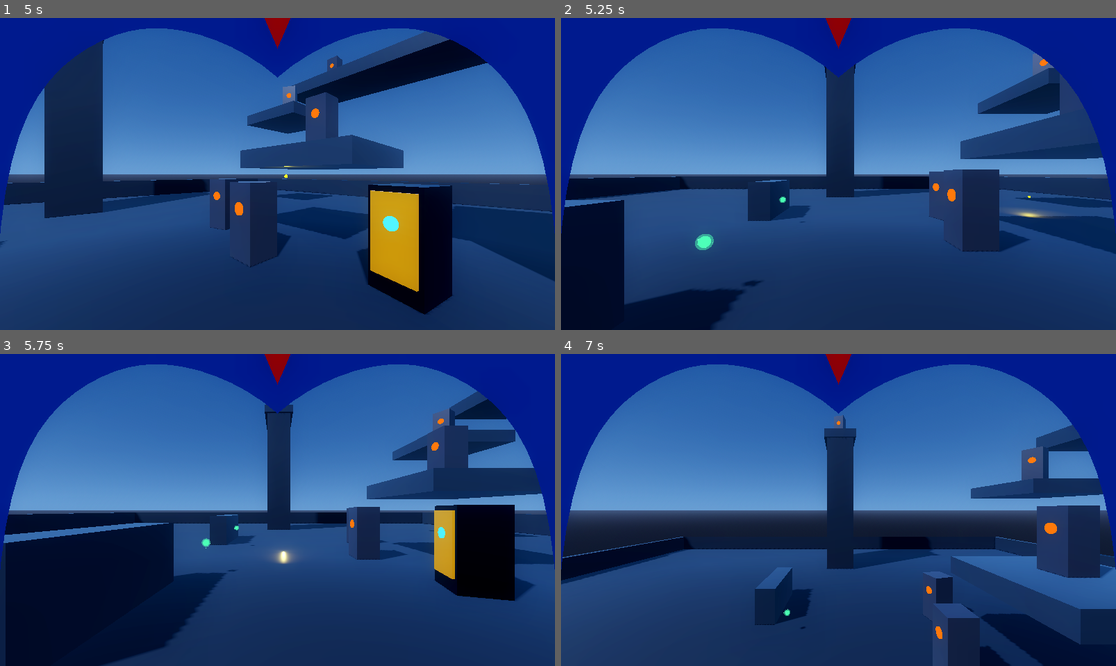
Above: before the commit, frames 1-4 (two rows, left to right).
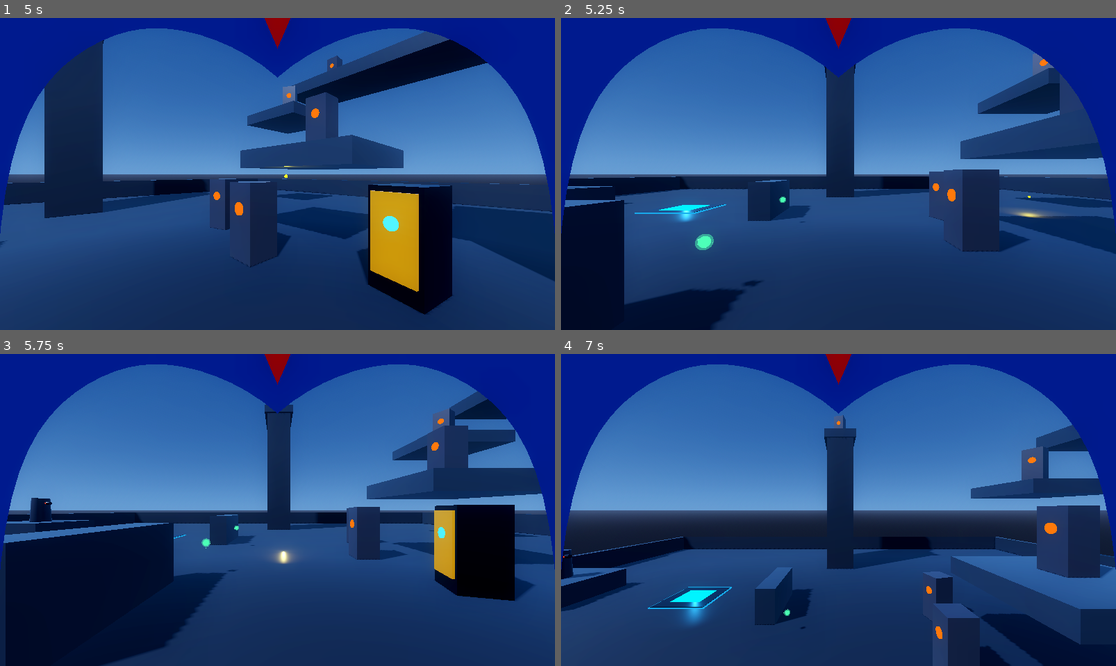
Above: after the commit, the same moments.

Repository: b6-stack/mega-man-x-remade
Game: Godot game, scene res://scenes/test_arena.tscn
Two runs of this game, one before a commit and one after it. Both use one fixed random seed, a clock stepped at 60 frames per second and the inputs below.
Inputs (mouse positions are in pixels of both pictures, inside the frame that each line leads up to):
- Up to frame 1 (5 s): tap Enter (ui_accept) at 0.5, 0.77, 1.07, 3.77, 4.07 s; move the mouse to (399, 158) at 0.52 s; hold D 0.53-1.25 s; hold Space 0.53-1.25 s; click (399, 158) at 0.67 s; drag from (166, 189) to (249, 236) at 1.27 s; move the mouse to (333, 105) at 2.02 s; hold D 2.03-2.75 s; hold Q 2.03-2.75 s; drag from (249, 236) to (111, 127) at 2.77 s; move the mouse to (444, 220) at 3.52 s; hold A 3.53-4.25 s; hold Space 3.53-4.25 s; drag from (111, 127) to (194, 96) at 4.27 s
- Up to frame 2 (5.25 s): move the mouse to (866, 174) at 5.02 s; hold S from 5.03 s (still down); hold Q from 5.03 s (still down); click (866, 174) at 5.17 s
- Up to frame 3 (5.75 s): keep holding S; keep holding Q
- Up to frame 4 (7 s): release S at 5.75 s; release Q at 5.75 s; drag from (755, 432) to (727, 525) at 5.77 s; move the mouse to (960, 494) at 6.52 s; hold W from 6.53 s (still down); hold Space from 6.53 s (still down); tap Enter (ui_accept) at 6.77 s

Frame 1 is identical in both runs. In frame 2, 0.4% of the frame differs, in the area x 1-30%, y 53-66%; in frame 3, 0.5%; in frame 4, 1.8%, in the area x 0-31%, y 62-88%.

Commit message:
feat(combat): add combat trial range with energy ball and tracking missile trigger pads, shooting dummies, and smooth sine jewel pulse

Diff:
--- /dev/null
+++ b/scenes/combat_trigger_pad.tscn
@@ -0,0 +1,58 @@
+[gd_scene load_steps=8 format=3 uid="uid://c8combatpad"]
+
+[ext_resource type="Script" path="res://scripts/combat_trigger_pad.gd" id="1_pad"]
+
+[sub_resource type="BoxShape3D" id="BoxShape3D_pad"]
+size = Vector3(2.5, 0.5, 2.5)
+
+[sub_resource type="StandardMaterial3D" id="StandardMaterial3D_plate"]
+albedo_color = Color(0.08, 0.10, 0.14, 1)
+metallic = 0.6
+roughness = 0.4
+
+[sub_resource type="BoxMesh" id="BoxMesh_plate"]
+material = SubResource("StandardMaterial3D_plate")
+size = Vector3(2.4, 0.05, 2.4)
+
+[sub_resource type="StandardMaterial3D" id="StandardMaterial3D_border"]
+resource_local_to_scene = true
+shading_mode = 0
+albedo_color = Color(0, 0.85, 1, 1)
+emission_enabled = true
+emission = Color(0, 0.85, 1, 1)
+emission_energy_multiplier = 2.5
+
+[sub_resource type="BoxMesh" id="BoxMesh_border"]
+material = SubResource("StandardMaterial3D_border")
+size = Vector3(2.5, 0.07, 2.5)
+
+[sub_resource type="BoxMesh" id="BoxMesh_inner_grid"]
+material = SubResource("StandardMaterial3D_border")
+size = Vector3(1.4, 0.08, 1.4)
+
+[node name="CombatTriggerPad" type="Area3D"]
+collision_layer = 8
+collision_mask = 4
+script = ExtResource("1_pad")
+
+[node name="CollisionShape3D" type="CollisionShape3D" parent="."]
+transform = Transform3D(1, 0, 0, 0, 1, 0, 0, 0, 1, 0, 0.25, 0)
+shape = SubResource("BoxShape3D_pad")
+
+[node name="BorderMesh" type="MeshInstance3D" parent="."]
+transform = Transform3D(1, 0, 0, 0, 1, 0, 0, 0, 1, 0, 0.02, 0)
+mesh = SubResource("BoxMesh_border")
+
+[node name="PlateMesh" type="MeshInstance3D" parent="."]
+transform = Transform3D(1, 0, 0, 0, 1, 0, 0, 0, 1, 0, 0.04, 0)
+mesh = SubResource("BoxMesh_plate")
+
+[node name="InnerGrid" type="MeshInstance3D" parent="."]
+transform = Transform3D(1, 0, 0, 0, 1, 0, 0, 0, 1, 0, 0.05, 0)
+mesh = SubResource("BoxMesh_inner_grid")
+
+[node name="OmniLight3D" type="OmniLight3D" parent="."]
+transform = Transform3D(1, 0, 0, 0, 1, 0, 0, 0, 1, 0, 0.4, 0)
+light_color = Color(0, 0.85, 1, 1)
+light_energy = 2.0
+omni_range = 3.5
--- /dev/null
+++ b/scenes/projectiles/enemy_energy_ball.tscn
@@ -0,0 +1,63 @@
+[gd_scene load_steps=8 format=3 uid="uid://c8energyball"]
+
+[ext_resource type="Script" path="res://scripts/projectiles/enemy_energy_ball.gd" id="1_energyball"]
+
+[sub_resource type="SphereShape3D" id="SphereShape3D_ball"]
+radius = 0.18
+
+[sub_resource type="StandardMaterial3D" id="StandardMaterial3D_ball"]
+shading_mode = 0
+albedo_color = Color(1, 0.65, 0.1, 1)
+emission_enabled = true
+emission = Color(1, 0.55, 0.05, 1)
+emission_energy_multiplier = 8.0
+
+[sub_resource type="SphereMesh" id="SphereMesh_ball"]
+material = SubResource("StandardMaterial3D_ball")
+radius = 0.12
+height = 0.24
+
+[sub_resource type="ParticleProcessMaterial" id="ParticleProcessMaterial_tail"]
+emission_shape = 1
+emission_sphere_radius = 0.08
+direction = Vector3(0, 0, 1)
+spread = 15.0
+initial_velocity_min = 1.0
+initial_velocity_max = 2.5
+gravity = Vector3(0, 0, 0)
+scale_min = 0.5
+scale_max = 1.0
+
+[sub_resource type="StandardMaterial3D" id="StandardMaterial3D_spark"]
+shading_mode = 0
+albedo_color = Color(1, 0.8, 0.2, 1)
+emission_enabled = true
+emission = Color(1, 0.75, 0.1, 1)
+emission_energy_multiplier = 6.0
+
+[sub_resource type="SphereMesh" id="SphereMesh_spark"]
+material = SubResource("StandardMaterial3D_spark")
+radius = 0.02
+height = 0.04
+
+[node name="EnemyEnergyBall" type="Area3D"]
+collision_layer = 2
+collision_mask = 5
+script = ExtResource("1_energyball")
+
+[node name="CollisionShape3D" type="CollisionShape3D" parent="."]
+shape = SubResource("SphereShape3D_ball")
+
+[node name="MeshInstance3D" type="MeshInstance3D" parent="."]
+mesh = SubResource("SphereMesh_ball")
+
+[node name="OmniLight3D" type="OmniLight3D" parent="."]
+light_color = Color(1, 0.65, 0.1, 1)
+light_energy = 3.5
+omni_range = 3.0
+
+[node name="GPUParticles3D" type="GPUParticles3D" parent="."]
+amount = 18
+lifetime = 0.16
+process_material = SubResource("ParticleProcessMaterial_tail")
+draw_pass_1 = SubResource("SphereMesh_spark")
--- /dev/null
+++ b/scenes/projectiles/tracking_missile.tscn
@@ -0,0 +1,95 @@
+[gd_scene load_steps=12 format=3 uid="uid://c8trackingmissile"]
+
+[ext_resource type="Script" path="res://scripts/projectiles/tracking_missile.gd" id="1_missile"]
+
+[sub_resource type="BoxShape3D" id="BoxShape3D_missile"]
+size = Vector3(0.24, 0.24, 0.45)
+
+[sub_resource type="StandardMaterial3D" id="StandardMaterial3D_missile_body"]
+albedo_color = Color(0.25, 0.28, 0.35, 1)
+metallic = 0.85
+roughness = 0.3
+
+[sub_resource type="CylinderMesh" id="CylinderMesh_fuselage"]
+material = SubResource("StandardMaterial3D_missile_body")
+top_radius = 0.05
+bottom_radius = 0.05
+height = 0.28
+
+[sub_resource type="StandardMaterial3D" id="StandardMaterial3D_nose"]
+shading_mode = 0
+albedo_color = Color(1, 0.15, 0.15, 1)
+emission_enabled = true
+emission = Color(1, 0.15, 0.15, 1)
+emission_energy_multiplier = 4.0
+
+[sub_resource type="SphereMesh" id="SphereMesh_nose"]
+material = SubResource("StandardMaterial3D_nose")
+radius = 0.052
+height = 0.11
+
+[sub_resource type="BoxMesh" id="BoxMesh_fin"]
+material = SubResource("StandardMaterial3D_missile_body")
+size = Vector3(0.18, 0.01, 0.08)
+
+[sub_resource type="ParticleProcessMaterial" id="ParticleProcessMaterial_exhaust"]
+emission_shape = 1
+emission_sphere_radius = 0.03
+direction = Vector3(0, 0, 1)
+spread = 10.0
+initial_velocity_min = 2.5
+initial_velocity_max = 4.5
+gravity = Vector3(0, 0, 0)
+scale_min = 0.6
+scale_max = 1.2
+
+[sub_resource type="StandardMaterial3D" id="StandardMaterial3D_flame"]
+shading_mode = 0
+albedo_color = Color(1, 0.45, 0.05, 1)
+emission_enabled = true
+emission = Color(1, 0.4, 0.05, 1)
+emission_energy_multiplier = 8.0
+
+[sub_resource type="SphereMesh" id="SphereMesh_flame"]
+material = SubResource("StandardMaterial3D_flame")
+radius = 0.025
+height = 0.05
+
+[node name="TrackingMissile" type="Area3D"]
+collision_layer = 2
+collision_mask = 5
+script = ExtResource("1_missile")
+
+[node name="CollisionShape3D" type="CollisionShape3D" parent="."]
+shape = SubResource("BoxShape3D_missile")
+
+[node name="Visuals" type="Node3D" parent="."]
+
+[node name="Fuselage" type="MeshInstance3D" parent="Visuals"]
+transform = Transform3D(1, 0, 0, 0, -4.37114e-08, 1, 0, -1, -4.37114e-08, 0, 0, 0)
+mesh = SubResource("CylinderMesh_fuselage")
+
+[node name="NoseCone" type="MeshInstance3D" parent="Visuals"]
+transform = Transform3D(1, 0, 0, 0, 1, 0, 0, 0, 1, 0, 0, -0.14)
+mesh = SubResource("SphereMesh_nose")
+
+[node name="FinH" type="MeshInstance3D" parent="Visuals"]
+transform = Transform3D(1, 0, 0, 0, 1, 0, 0, 0, 1, 0, 0, 0.1)
+mesh = SubResource("BoxMesh_fin")
+
+[node name="FinV" type="MeshInstance3D" parent="Visuals"]
+transform = Transform3D(-4.37114e-08, -1, 0, 1, -4.37114e-08, 0, 0, 0, 1, 0, 0, 0.1)
+mesh = SubResource("BoxMesh_fin")
+
+[node name="Exhaust" type="GPUParticles3D" parent="Visuals"]
+transform = Transform3D(1, 0, 0, 0, 1, 0, 0, 0, 1, 0, 0, 0.15)
+amount = 24
+lifetime = 0.15
+process_material = SubResource("ParticleProcessMaterial_exhaust")
+draw_pass_1 = SubResource("SphereMesh_flame")
+
+[node name="OmniLight3D" type="OmniLight3D" parent="."]
+transform = Transform3D(1, 0, 0, 0, 1, 0, 0, 0, 1, 0, 0, 0.15)
+light_color = Color(1, 0.45, 0.05, 1)
+light_energy = 3.0
+omni_range = 2.5
--- /dev/null
+++ b/scenes/shooting_target_dummy.tscn
@@ -0,0 +1,66 @@
+[gd_scene load_steps=9 format=3 uid="uid://c8shootingdummy"]
+
+[ext_resource type="Script" path="res://scripts/shooting_target_dummy.gd" id="1_shootdummy"]
+
+[sub_resource type="CylinderShape3D" id="CylinderShape3D_dummy"]
+height = 1.8
+radius = 0.45
+
+[sub_resource type="StandardMaterial3D" id="StandardMaterial3D_turret_body"]
+albedo_color = Color(0.2, 0.22, 0.28, 1)
+metallic = 0.8
+roughness = 0.35
+
+[sub_resource type="CylinderMesh" id="CylinderMesh_body"]
+material = SubResource("StandardMaterial3D_turret_body")
+top_radius = 0.38
+bottom_radius = 0.45
+height = 1.4
+
+[sub_resource type="StandardMaterial3D" id="StandardMaterial3D_eye"]
+resource_local_to_scene = true
+shading_mode = 0
+albedo_color = Color(1, 0.2, 0.1, 1)
+emission_enabled = true
+emission = Color(1, 0.2, 0.1, 1)
+emission_energy_multiplier = 4.0
+
+[sub_resource type="SphereMesh" id="SphereMesh_eye"]
+material = SubResource("StandardMaterial3D_eye")
+radius = 0.14
+height = 0.18
+
+[sub_resource type="StandardMaterial3D" id="StandardMaterial3D_cannon_barrel"]
+albedo_color = Color(0.12, 0.14, 0.18, 1)
+metallic = 0.9
+roughness = 0.2
+
+[sub_resource type="CylinderMesh" id="CylinderMesh_barrel"]
+material = SubResource("StandardMaterial3D_cannon_barrel")
+top_radius = 0.09
+bottom_radius = 0.12
+height = 0.3
+
+[node name="ShootingTargetDummy" type="StaticBody3D"]
+collision_layer = 1
+collision_mask = 7
+script = ExtResource("1_shootdummy")
+
+[node name="CollisionShape3D" type="CollisionShape3D" parent="."]
+transform = Transform3D(1, 0, 0, 0, 1, 0, 0, 0, 1, 0, 0.9, 0)
+shape = SubResource("CylinderShape3D_dummy")
+
+[node name="MeshInstance3D" type="MeshInstance3D" parent="."]
+transform = Transform3D(1, 0, 0, 0, 1, 0, 0, 0, 1, 0, 0.7, 0)
+mesh = SubResource("CylinderMesh_body")
+
+[node name="CannonEye" type="MeshInstance3D" parent="."]
+transform = Transform3D(1, 0, 0, 0, 1, 0, 0, 0, 1, 0, 1.1, -0.32)
+mesh = SubResource("SphereMesh_eye")
+
+[node name="Barrel" type="MeshInstance3D" parent="."]
+transform = Transform3D(1, 0, 0, 0, -4.37114e-08, 1, 0, -1, -4.37114e-08, 0, 1.1, -0.42)
+mesh = SubResource("CylinderMesh_barrel")
+
+[node name="Muzzle" type="Marker3D" parent="."]
+transform = Transform3D(1, 0, 0, 0, 1, 0, 0, 0, 1, 0, 1.1, -0.62)
--- a/scenes/test_arena.tscn
+++ b/scenes/test_arena.tscn
@@ -5,6 +5,8 @@
 [ext_resource type="PackedScene" path="res://scenes/armored_target_dummy.tscn" id="3_armored_dummy"]
 [ext_resource type="PackedScene" uid="uid://c8smallpickup" path="res://scenes/items/health_pickup_small.tscn" id="4_pickup_small"]
 [ext_resource type="PackedScene" uid="uid://c8bigpickup" path="res://scenes/items/health_pickup_big.tscn" id="5_pickup_big"]
+[ext_resource type="PackedScene" uid="uid://c8shootingdummy" path="res://scenes/shooting_target_dummy.tscn" id="6_shooting_dummy"]
+[ext_resource type="PackedScene" uid="uid://c8combatpad" path="res://scenes/combat_trigger_pad.tscn" id="7_combat_pad"]
 
 [sub_resource type="ProceduralSkyMaterial" id="ProceduralSkyMaterial_sky"]
 sky_top_color = Color(0.12, 0.25, 0.45, 1)
@@ -151,6 +153,13 @@
 [sub_resource type="BoxShape3D" id="BoxShape3D_kill_plane"]
 size = Vector3(300, 4, 300)
 
+[sub_resource type="BoxMesh" id="BoxMesh_bunker_platform"]
+material = SubResource("StandardMaterial3D_platform")
+size = Vector3(3.4, 1.0, 3.4)
+
+[sub_resource type="BoxShape3D" id="BoxShape3D_bunker_platform"]
+size = Vector3(3.4, 1.0, 3.4)
+
 [node name="TestArena" type="Node3D"]
 
 [node name="WorldEnvironment" type="WorldEnvironment" parent="."]
@@ -395,6 +404,53 @@
 
 [node name="HealthPickupBig_Bridge" parent="Pickups" instance=ExtResource("5_pickup_big")]
 transform = Transform3D(1, 0, 0, 0, 1, 0, 0, 0, 1, 0, 9.4, -14)
+
+
+[node name="CombatTrialRange" type="Node3D" parent="."]
+
+[node name="BunkerLeft" type="StaticBody3D" parent="CombatTrialRange"]
+transform = Transform3D(1, 0, 0, 0, 1, 0, 0, 0, 1, -5, 0.5, 14.5)
+collision_layer = 1
+collision_mask = 6
+
+[node name="CollisionShape3D" type="CollisionShape3D" parent="CombatTrialRange/BunkerLeft"]
+shape = SubResource("BoxShape3D_bunker_platform")
+
+[node name="MeshInstance3D" type="MeshInstance3D" parent="CombatTrialRange/BunkerLeft"]
+mesh = SubResource("BoxMesh_bunker_platform")
+
+[node name="BunkerRight" type="StaticBody3D" parent="CombatTrialRange"]
+transform = Transform3D(1, 0, 0, 0, 1, 0, 0, 0, 1, 5, 0.5, 14.5)
+collision_layer = 1
+collision_mask = 6
+
+[node name="CollisionShape3D" type="CollisionShape3D" parent="CombatTrialRange/BunkerRight"]
+shape = SubResource("BoxShape3D_bunker_platform")
+
+[node name="MeshInstance3D" type="MeshInstance3D" parent="CombatTrialRange/BunkerRight"]
+mesh = SubResource("BoxMesh_bunker_platform")
+
+[node name="ShootingDummy_EnergyBall" parent="CombatTrialRange" instance=ExtResource("6_shooting_dummy")]
+transform = Transform3D(1, 0, 0, 0, 1, 0, 0, 0, 1, -5, 1.0, 14.5)
+weapon_type = 0
+fire_interval = 1.6
+
+[node name="ShootingDummy_Missile" parent="CombatTrialRange" instance=ExtResource("6_shooting_dummy")]
+transform = Transform3D(1, 0, 0, 0, 1, 0, 0, 0, 1, 5, 1.0, 14.5)
+weapon_type = 1
+fire_interval = 2.8
+
+[node name="Pad_EnergyBall" parent="CombatTrialRange" node_paths=PackedStringArray("linked_dummy") instance=ExtResource("7_combat_pad")]
+transform = Transform3D(1, 0, 0, 0, 1, 0, 0, 0, 1, -5, 0, 7.5)
+linked_dummy = NodePath("../ShootingDummy_EnergyBall")
+pad_color_inactive = Color(0.1, 0.5, 0.8, 1)
+pad_color_active = Color(1, 0.6, 0.05, 1)
+
+[node name="Pad_Missile" parent="CombatTrialRange" node_paths=PackedStringArray("linked_dummy") instance=ExtResource("7_combat_pad")]
+transform = Transform3D(1, 0, 0, 0, 1, 0, 0, 0, 1, 5, 0, 7.5)
+linked_dummy = NodePath("../ShootingDummy_Missile")
+pad_color_inactive = Color(0.1, 0.5, 0.8, 1)
+pad_color_active = Color(1, 0.15, 0.25, 1)
 
 [node name="VRPlayer" parent="." instance=ExtResource("1_player")]
 transform = Transform3D(1, 0, 0, 0, 1, 0, 0, 0, 1, 0, 0, 0)
--- /dev/null
+++ b/scripts/combat_trigger_pad.gd
@@ -0,0 +1,58 @@
+extends Area3D
+class_name CombatTriggerPad
+
+@export var linked_dummy: ShootingTargetDummy = null
+@export var pad_color_inactive: Color = Color(0.1, 0.5, 0.8, 1.0)
+@export var pad_color_active: Color = Color(1.0, 0.4, 0.05, 1.0)
+
+@onready var plate_mesh: MeshInstance3D = $PlateMesh
+@onready var border_mesh: MeshInstance3D = $BorderMesh
+@onready var light: OmniLight3D = $OmniLight3D
+
+var is_active: bool = false
+var _time_passed: float = 0.0
+
+func _ready() -> void:
+	body_entered.connect(_on_body_entered)
+	body_exited.connect(_on_body_exited)
+	_update_pad_visuals()
+
+func _process(delta: float) -> void:
+	_time_passed += delta
+	if is_active:
+		var pulse: float = sin(_time_passed * 6.0) * 0.5 + 0.5
+		if border_mesh and border_mesh.material_override is StandardMaterial3D:
+			border_mesh.material_override.emission_energy_multiplier = lerpf(4.0, 9.0, pulse)
+		if light:
+			light.light_energy = lerpf(3.0, 6.5, pulse)
+
+func _on_body_entered(body: Node3D) -> void:
+	if body is VRPlayer or (body.get_parent() and body.get_parent() is VRPlayer):
+		is_active = true
+		if linked_dummy:
+			linked_dummy.set_triggered(true)
+		_update_pad_visuals()
+
+func _on_body_exited(body: Node3D) -> void:
+	if body is VRPlayer or (body.get_parent() and body.get_parent() is VRPlayer):
+		is_active = false
+		if linked_dummy:
+			linked_dummy.set_triggered(false)
+		_update_pad_visuals()
+
+func _update_pad_visuals() -> void:
+	var active_col: Color = pad_color_active if is_active else pad_color_inactive
+	var energy: float = 5.0 if is_active else 1.8
+
+	if border_mesh:
+		var mat := StandardMaterial3D.new()
+		mat.shading_mode = BaseMaterial3D.SHADING_MODE_UNSHADED
+		mat.albedo_color = active_col
+		mat.emission_enabled = true
+		mat.emission = active_col
+		mat.emission_energy_multiplier = energy
+		border_mesh.material_override = mat
+
+	if light:
+		light.light_color = active_col
+		light.light_energy = 3.5 if is_active else 1.2
--- a/scripts/player.gd
+++ b/scripts/player.gd
@@ -275,10 +275,16 @@
 		return
 
 	if current_health <= 2 and current_health > 0 and not is_dead:
-		# Rapid pulsing emergency red flashes against dull baseline
-		var pulse: float = sin(Time.get_ticks_msec() * 0.02) * 0.5 + 0.5
-		mat.emission_energy_multiplier = lerpf(0.2, 14.0, pulse)
-		mat.albedo_color = Color(lerpf(0.40, 1.0, pulse), lerpf(0.03, 0.05, pulse), lerpf(0.05, 0.1, pulse), 1.0)
+		# Slower, smooth sine-wave breathing pulse (~0.9 Hz)
+		var pulse: float = sin(Time.get_ticks_msec() * 0.0055) * 0.5 + 0.5
+		var smooth_pulse: float = pulse * pulse * (3.0 - 2.0 * pulse)
+		mat.emission_energy_multiplier = lerpf(0.2, 12.0, smooth_pulse)
+		mat.albedo_color = Color(
+			lerpf(0.40, 1.0, smooth_pulse),
+			lerpf(0.03, 0.05, smooth_pulse),
+			lerpf(0.05, 0.1, smooth_pulse),
+			1.0
+		)
 	else:
 		# Really dull and dim red baseline
 		mat.emission_energy_multiplier = 0.2
--- /dev/null
+++ b/scripts/projectiles/enemy_energy_ball.gd
@@ -0,0 +1,63 @@
+extends Area3D
+class_name EnemyEnergyBall
+
+@export var speed: float = 11.0
+@export var damage: int = 1
+@export var lifetime: float = 5.0
+
+@onready var mesh: MeshInstance3D = $MeshInstance3D
+@onready var light: OmniLight3D = $OmniLight3D
+@onready var particles: GPUParticles3D = $GPUParticles3D
+
+var _timer: float = 0.0
+var _is_destroyed: bool = false
+
+func _ready() -> void:
+	body_entered.connect(_on_body_entered)
+	area_entered.connect(_on_area_entered)
+
+func _physics_process(delta: float) -> void:
+	if _is_destroyed:
+		return
+
+	global_position += -global_transform.basis.z * speed * delta
+	_timer += delta
+	if _timer >= lifetime:
+		queue_free()
+
+func _on_body_entered(body: Node3D) -> void:
+	_handle_impact(body)
+
+func _on_area_entered(area: Area3D) -> void:
+	_handle_impact(area)
+
+func _handle_impact(target: Node3D) -> void:
+	if _is_destroyed or not is_instance_valid(target):
+		return
+
+	if target is VRPlayer or (target.get_parent() and target.get_parent() is VRPlayer):
+		var player: VRPlayer = target as VRPlayer if target is VRPlayer else target.get_parent() as VRPlayer
+		player.take_damage(damage, global_position)
+		_explode()
+	elif target is StaticBody3D or target is CSGShape3D:
+		_explode()
+
+func take_damage(_amount: float, _hit_pos: Vector3 = Vector3.ZERO, _hit_normal: Vector3 = Vector3.ZERO) -> bool:
+	if _is_destroyed:
+		return false
+	_explode()
+	return true
+
+func _explode() -> void:
+	_is_destroyed = true
+	set_deferred("monitoring", false)
+	set_deferred("monitorable", false)
+	if mesh: mesh.visible = false
+	if light: light.visible = false
+	if particles:
+		particles.emitting = false
+
+	# Quick scale pop
+	var tween := create_tween()
+	tween.tween_property(self, "scale", Vector3.ZERO, 0.05)
+	tween.tween_callback(queue_free)
--- /dev/null
+++ b/scripts/projectiles/tracking_missile.gd
@@ -0,0 +1,93 @@
+extends Area3D
+class_name TrackingMissile
+
+@export var speed: float = 6.8
+@export var turn_speed: float = 2.6
+@export var damage: int = 1
+@export var lifetime: float = 6.0
+@export var max_health: float = 1.0
+
+@onready var mesh_root: Node3D = $Visuals
+@onready var exhaust_particles: GPUParticles3D = $Visuals/Exhaust
+@onready var light: OmniLight3D = $OmniLight3D
+
+var _timer: float = 0.0
+var _is_destroyed: bool = false
+var _target_player: Node3D = null
+
+func _ready() -> void:
+	body_entered.connect(_on_body_entered)
+	area_entered.connect(_on_area_entered)
+	_find_player()
+
+func _find_player() -> void:
+	if get_tree().current_scene:
+		_target_player = get_tree().current_scene.find_child("XRCamera3D", true, false) as Node3D
+		if not _target_player:
+			_target_player = get_tree().current_scene.find_child("VRPlayer", true, false) as Node3D
+
+func _physics_process(delta: float) -> void:
+	if _is_destroyed:
+		return
+
+	if not _target_player or not is_instance_valid(_target_player):
+		_find_player()
+
+	if _target_player and is_instance_valid(_target_player):
+		var target_pos := _target_player.global_position
+		var to_target := (target_pos - global_position).normalized()
+		var current_forward := -global_transform.basis.z
+
+		# Smoothly rotate towards player
+		var new_forward := current_forward.slerp(to_target, turn_speed * delta).normalized()
+		if new_forward.length_squared() > 0.001:
+			var target_look := global_position - new_forward
+			var up_axis := Vector3.UP if abs(new_forward.y) < 0.9 else Vector3.FORWARD
+			look_at(target_look, up_axis)
+
+	global_position += -global_transform.basis.z * speed * delta
+
+	# Gentle missile spin on Z axis
+	if mesh_root:
+		mesh_root.rotate_z(delta * 12.0)
+
+	_timer += delta
+	if _timer >= lifetime:
+		_explode()
+
+func _on_body_entered(body: Node3D) -> void:
+	_handle_impact(body)
+
+func _on_area_entered(area: Area3D) -> void:
+	_handle_impact(area)
+
+func _handle_impact(target: Node3D) -> void:
+	if _is_destroyed or not is_instance_valid(target):
+		return
+
+	if target is VRPlayer or (target.get_parent() and target.get_parent() is VRPlayer):
+		var player: VRPlayer = target as VRPlayer if target is VRPlayer else target.get_parent() as VRPlayer
+		player.take_damage(damage, global_position)
+		_explode()
+	elif target is StaticBody3D or target is CSGShape3D:
+		_explode()
+
+func take_damage(_amount: float, _hit_pos: Vector3 = Vector3.ZERO, _hit_normal: Vector3 = Vector3.ZERO) -> bool:
+	if _is_destroyed:
+		return false
+	_explode()
+	return true
+
+func _explode() -> void:
+	if _is_destroyed:
+		return
+	_is_destroyed = true
+	set_deferred("monitoring", false)
+	set_deferred("monitorable", false)
+	if mesh_root: mesh_root.visible = false
+	if light: light.visible = false
+
+	# Scale pop & free
+	var tween := create_tween()
+	tween.tween_property(self, "scale", Vector3.ZERO, 0.06)
+	tween.tween_callback(queue_free)
--- /dev/null
+++ b/scripts/shooting_target_dummy.gd
@@ -0,0 +1,135 @@
+extends StaticBody3D
+class_name ShootingTargetDummy
+
+enum WeaponType {
+	ENERGY_BALL,
+	TRACKING_MISSILE
+}
+
+const ENERGY_BALL_SCENE: PackedScene = preload("res://scenes/projectiles/enemy_energy_ball.tscn")
+const TRACKING_MISSILE_SCENE: PackedScene = preload("res://scenes/projectiles/tracking_missile.tscn")
+
+@export var weapon_type: WeaponType = WeaponType.ENERGY_BALL
+@export var fire_interval: float = 1.8
+@export var max_health: float = 8.0
+@export var respawn_time: float = 4.0
+
+@onready var mesh_instance: MeshInstance3D = $MeshInstance3D
+@onready var cannon_eye: MeshInstance3D = $CannonEye
+@onready var muzzle: Marker3D = $Muzzle
+@onready var collision_shape: CollisionShape3D = $CollisionShape3D
+
+var current_health: float = 8.0
+var is_triggered: bool = false
+var is_enemy: bool = true
+var _fire_timer: float = 0.0
+var _charge_flash_timer: float = 0.0
+var _is_destroyed: bool = false
+var _respawn_timer: float = 0.0
+var _flash_timer: float = 0.0
+
+func _ready() -> void:
+	current_health = max_health
+	_fire_timer = 0.6
+
+func set_triggered(active: bool) -> void:
+	is_triggered = active
+	if active and _fire_timer <= 0.2:
+		_fire_timer = 0.4
+
+func _process(delta: float) -> void:
+	if _flash_timer > 0.0:
+		_flash_timer -= delta
+		if _flash_timer <= 0.0 and not _is_destroyed and mesh_instance:
+			mesh_instance.material_override = null
+
+	if _is_destroyed:
+		_respawn_timer -= delta
+		if _respawn_timer <= 0.0:
+			_respawn()
+		return
+
+	if not is_triggered:
+		return
+
+	# Aim at player camera
+	var player_cam := _get_player_node()
+	if player_cam:
+		var to_cam := player_cam.global_position - global_position
+		to_cam.y += 0.2
+		if to_cam.length_squared() > 0.001:
+			var target_look := global_position - to_cam.normalized()
+			look_at(target_look, Vector3.UP)
+
+	# Firing sequence
+	_fire_timer -= delta
+	if _fire_timer <= 0.35 and _fire_timer > 0.0:
+		# Muzzle charge pre-flash
+		if cannon_eye and cannon_eye.material_override is StandardMaterial3D:
+			cannon_eye.material_override.emission_energy_multiplier = 12.0
+
+	if _fire_timer <= 0.0:
+		_fire_weapon()
+		_fire_timer = fire_interval
+		if cannon_eye and cannon_eye.material_override is StandardMaterial3D:
+			cannon_eye.material_override.emission_energy_multiplier = 4.0
+
+func _get_player_node() -> Node3D:
+	if get_tree().current_scene:
+		var cam := get_tree().current_scene.find_child("XRCamera3D", true, false) as Node3D
+		if cam: return cam
+		var p := get_tree().current_scene.find_child("VRPlayer", true, false) as Node3D
+		if p: return p
+	return null
+
+func _fire_weapon() -> void:
+	var scene_to_spawn: PackedScene = ENERGY_BALL_SCENE if weapon_type == WeaponType.ENERGY_BALL else TRACKING_MISSILE_SCENE
+	if not scene_to_spawn:
+		return
+
+	var proj = scene_to_spawn.instantiate()
+	var current_scene := get_tree().current_scene if get_tree().current_scene else get_parent()
+	current_scene.add_child(proj)
+
+	if muzzle:
+		proj.global_transform = muzzle.global_transform
+	else:
+		proj.global_transform = global_transform
+
+func take_damage(amount: float, _hit_pos: Vector3 = Vector3.ZERO, _hit_normal: Vector3 = Vector3.ZERO) -> bool:
+	if _is_destroyed:
+		return false
+
+	current_health -= amount
+	_flash_hit()
+
+	if current_health <= 0:
+		_destroy()
+	return true
+
+func _flash_hit() -> void:
+	_flash_timer = 0.10
+	if mesh_instance:
+		var flash_mat := StandardMaterial3D.new()
+		flash_mat.shading_mode = BaseMaterial3D.SHADING_MODE_UNSHADED
+		flash_mat.albedo_color = Color(1.0, 1.0, 1.0, 1.0)
+		flash_mat.emission_enabled = true
+		flash_mat.emission = Color(1.0, 1.0, 1.0, 1.0)
+		flash_mat.emission_energy_multiplier = 6.0
+		mesh_instance.material_override = flash_mat
+
+func _destroy() -> void:
+	_is_destroyed = true
+	_respawn_timer = respawn_time
+	visible = false
+	if collision_shape:
+		collision_shape.set_deferred("disabled", true)
+
+func _respawn() -> void:
+	_is_destroyed = false
+	current_health = max_health
+	visible = true
+	if collision_shape:
+		collision_shape.set_deferred("disabled", false)
+	if mesh_instance:
+		mesh_instance.material_override = null
Not shown, added: scripts/combat_trigger_pad.gd.uid
Not shown, added: scripts/projectiles/enemy_energy_ball.gd.uid
Not shown, added: scripts/projectiles/tracking_missile.gd.uid
Not shown, added: scripts/shooting_target_dummy.gd.uid
